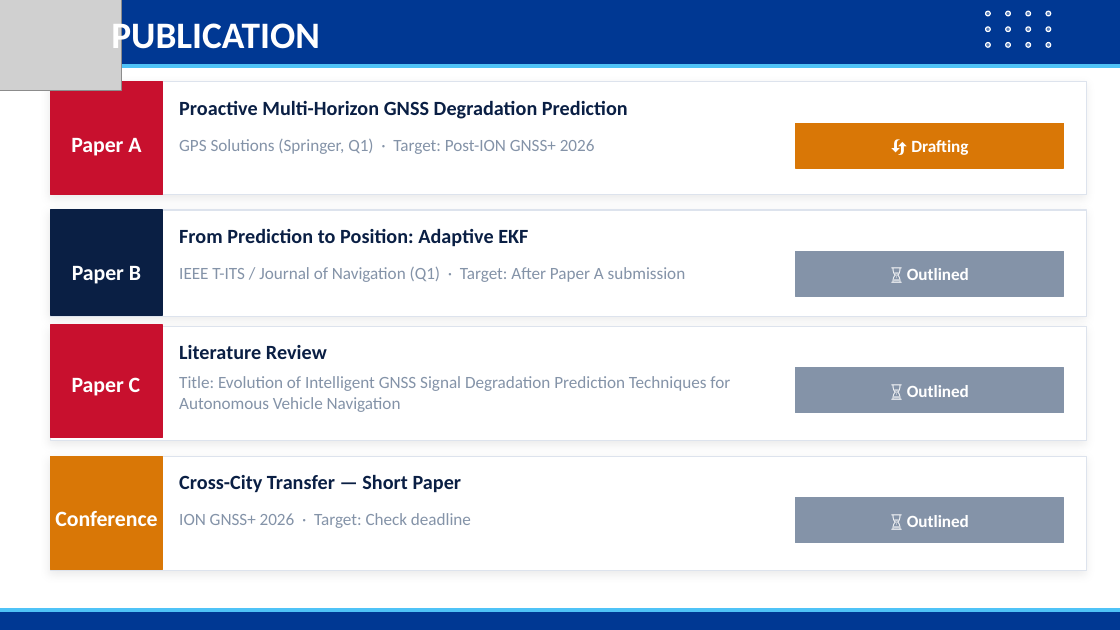
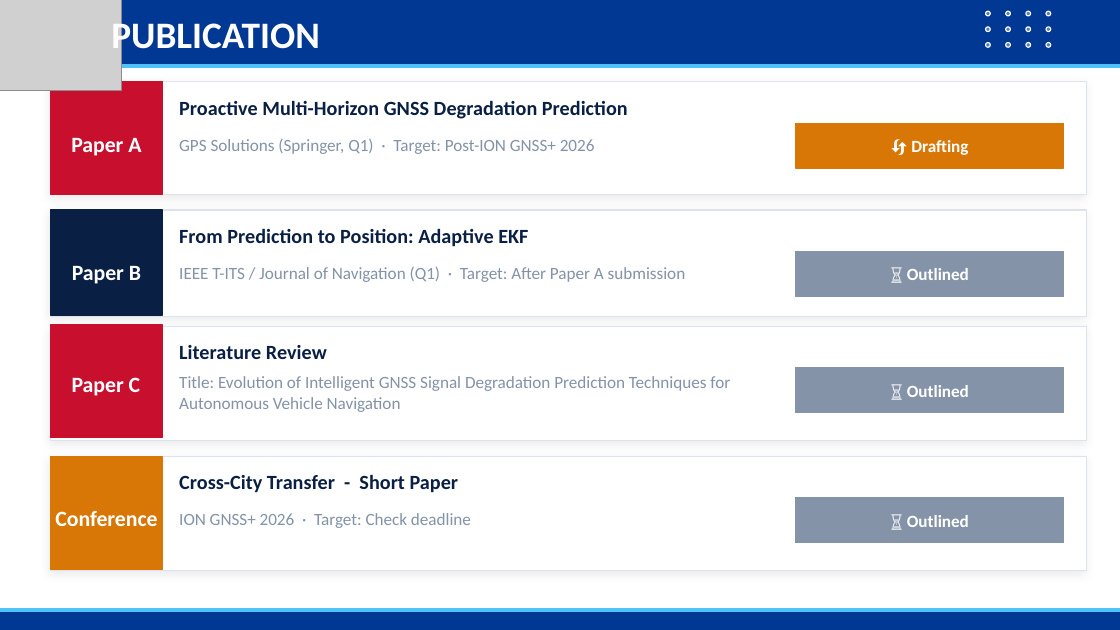
Before and after one commit to Jorshuare/AI-Based-Prediction-for-GNSS-Signal-Degradation, a slide deck: slide 36 of docs/SENTINEL_GNSS_Presentation.pptx (slide 35 before the commit). Drawn at 1120x630 pixels with LibreOffice and Linux fonts; fonts in the diff are those of the drawing; grey boxes stand for pictures; background and template pictures are left out. Boxes give left, top, right and bottom in pixels: in the first picture for what was removed or moved away, otherwise in the second. Text is boxed around its words. In the diff, an @@ line names an element or a change of style, - is before the commit and + after.

```diff
--- a/docs/SENTINEL_GNSS_Presentation.pptx
+++ b/docs/SENTINEL_GNSS_Presentation.pptx
@@ text at <box>179,475,459,493</box>: text changed @@
-Cross-City Transfer — Short Paper
+Cross-City Transfer - Short Paper
```
Also in this commit, not shown: 20 other slides changed, 1 slide added, 46 other files.
